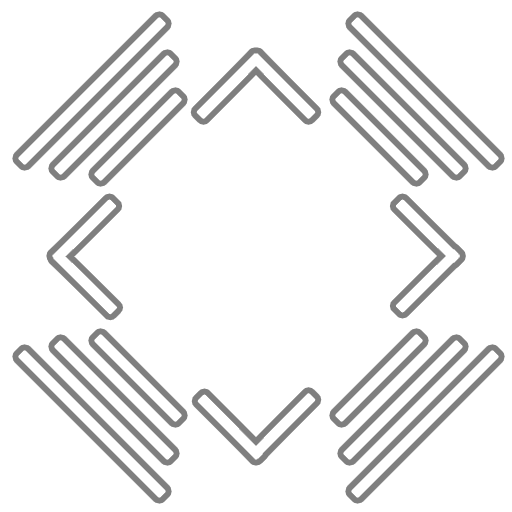
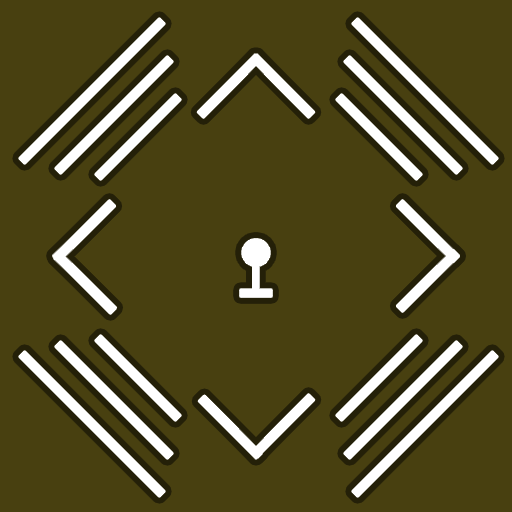
Layers edited between the first and the second 512 x 512 image:
added group "Crosshair" with 7 layers in group "Group 1" over [53, 200, 459, 314]
added layer "Layer 3" in group "Crosshair" over [242, 239, 270, 266]
added layer "Rectangle 1" (1st of 3, in "Group 1" › "Crosshair") in group "Crosshair" over [53, 200, 115, 262]
added layer "Rectangle 1 copy 8" (1st of 3, in "Group 1" › "Crosshair") in group "Crosshair" over [54, 252, 116, 314]
added layer "Rectangle 1 copy 6" (1st of 3, in "Group 1" › "Crosshair") in group "Crosshair" over [397, 200, 459, 262]
added layer "Rectangle 1 copy 9" (1st of 3, in "Group 1" › "Crosshair") in group "Crosshair" over [397, 250, 459, 312]
added group "Indicator" with 9 layers in group "Group 1" over [19, 18, 498, 497]
moved "corner copy" into group "Indicator" over [336, 18, 498, 180]
moved "corner copy 2" into group "Indicator" over [19, 18, 181, 180]
moved "corner copy 3" into group "Indicator" over [336, 335, 498, 497]
moved "corner copy 4" into group "Indicator" over [19, 335, 181, 497]
moved "rectangle bak copy" into group "Indicator" over [53, 54, 459, 459]
showed "Layer 0" over [0, 0, 512, 512]
